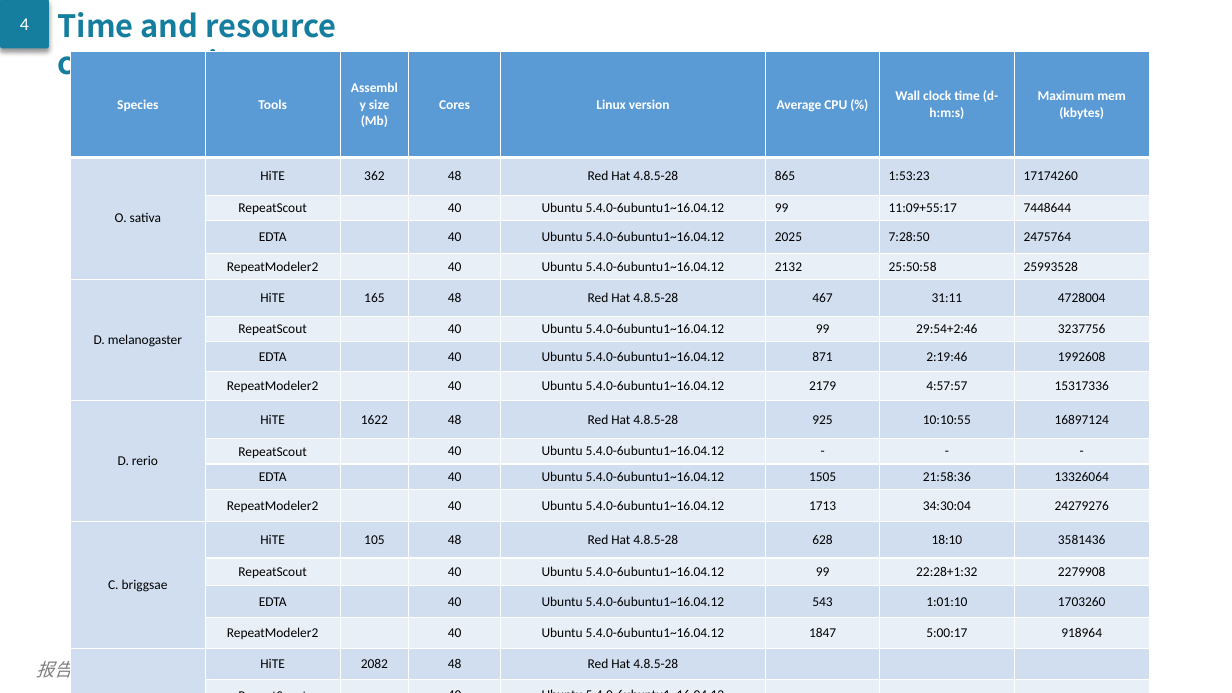
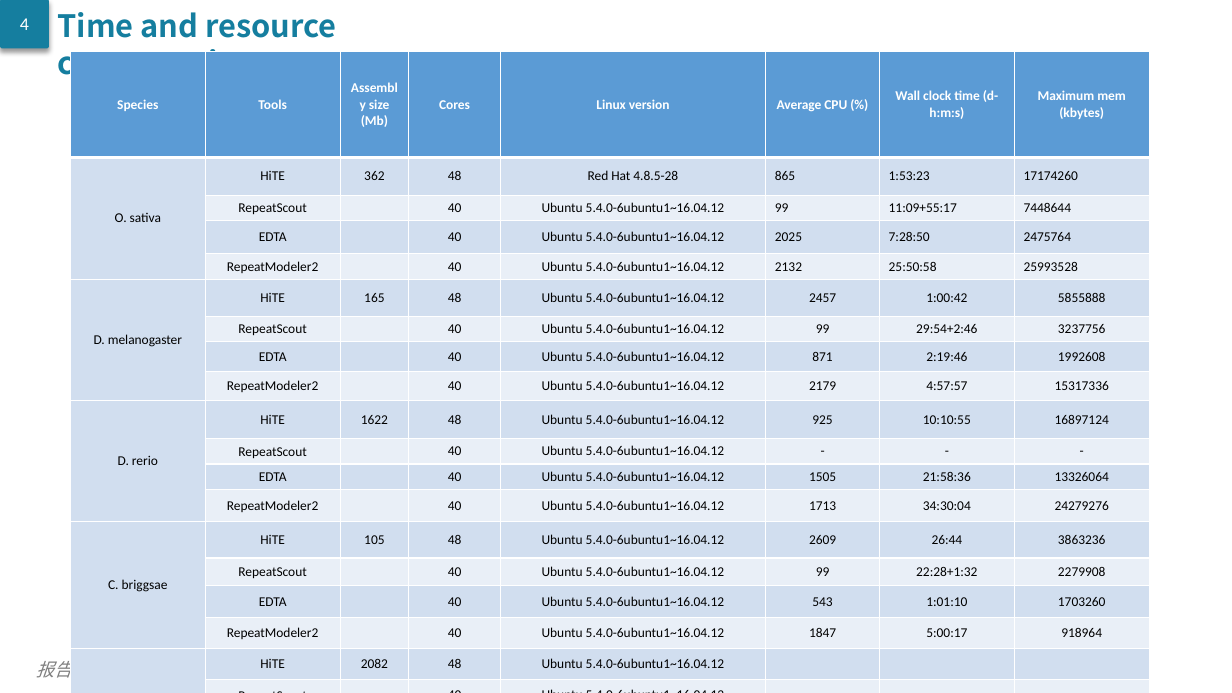
Before and after one commit to CSU-KangHu/HiTE, a slide deck: slide 37 of document/20220720_胡康_进展汇报 [自动保存的].pptx. Drawn at 1232x693 pixels with LibreOffice and Linux fonts; fonts in the diff are those of the drawing. Boxes give left, top, right and bottom in pixels: in the first picture for what was removed or moved away, otherwise in the second. Text is boxed around its words. In the diff, an @@ line names an element or a change of style, - is before the commit and + after.

```diff
--- a/document/20220720_胡康_进展汇报 [自动保存的].pptx
+++ b/document/20220720_胡康_进展汇报 [自动保存的].pptx
@@ table at box(70, 52, 1149, 693) @@
-row 6: D. melanogaster | HiTE | 165 | 48 | Red Hat 4.8.5-28 | 467 | 31:11 | 4728004
+row 6: D. melanogaster | HiTE | 165 | 48 | Ubuntu 5.4.0-6ubuntu1~16.04.12 | 2457 | 1:00:42 | 5855888
-row 10, column 5: Red Hat 4.8.5-28
+row 10, column 5: Ubuntu 5.4.0-6ubuntu1~16.04.12
-row 14: C. briggsae | HiTE | 105 | 48 | Red Hat 4.8.5-28 | 628 | 18:10 | 3581436
+row 14: C. briggsae | HiTE | 105 | 48 | Ubuntu 5.4.0-6ubuntu1~16.04.12 | 2609 | 26:44 | 3863236
-row 18, column 5: Red Hat 4.8.5-28
+row 18, column 5: Ubuntu 5.4.0-6ubuntu1~16.04.12
-row 20:  | EDTA |  | 40 | Ubuntu 5.4.0-6ubuntu1~16.04.12 |  |  | 
+row 20:  | EDTA |  | 40 | Ubuntu 5.4.0-6ubuntu1~16.04.12 | 1716 | 93:46:37 | 39565080
```
Also in this commit, not shown: 15 other files.
